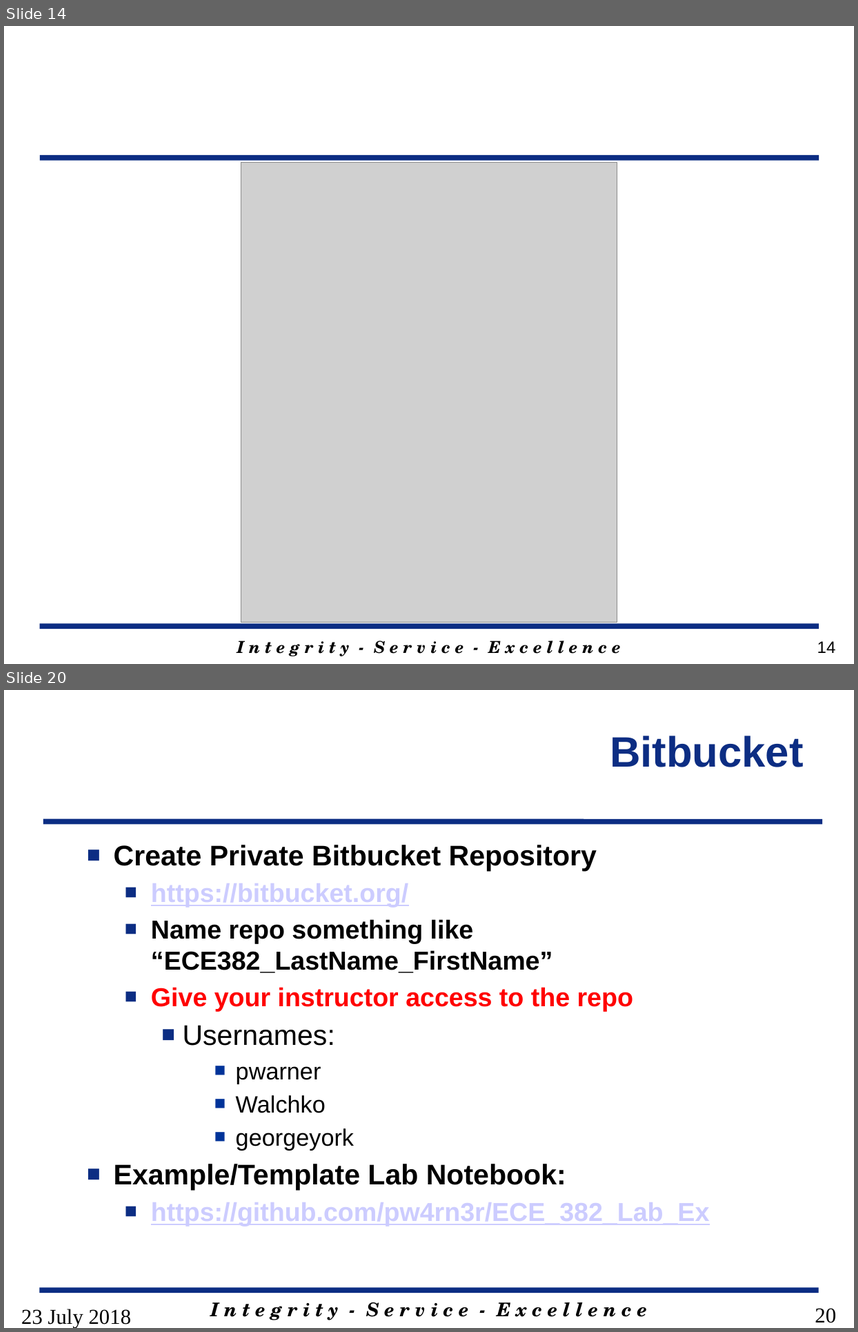
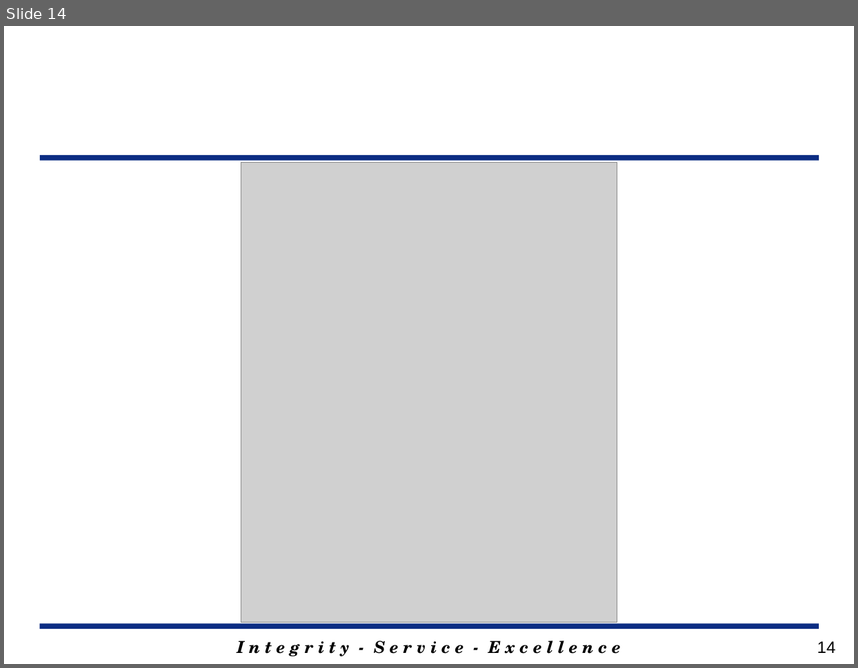
Before and after one commit to MarsUniversity/ECE382, a slide deck: source/lessons/lsn1/Lsn1.pptx. Shown one above the other, each under a label of ours: slides 14 and 20 before the commit, slide 14 after it; the slides between them are not shown. The pictures are 858x1332 and 858x668 pixels, drawn with LibreOffice and Linux fonts; fonts in the diff are those of the drawing; grey boxes stand for pictures; background and template pictures are left out. Boxes give left, top, right and bottom in pixels: in the first picture for what was removed or moved away, otherwise in the second. Text is boxed around its words. In the diff, an @@ line names an element or a change of style, - is before the commit and + after.

```diff
--- a/source/lessons/lsn1/Lsn1.pptx
+++ b/source/lessons/lsn1/Lsn1.pptx
@@ slide 20 removed at bbox=[4, 690, 854, 1328], background #FFFFFF @@
@@ title removed at bbox=[610, 736, 803, 767] @@
-Bitbucket
@@ line removed from (43, 822) to (822, 822) @@
@@ text removed at bbox=[114, 845, 710, 1226] @@
-■ Create Private Bitbucket Repository
-  ■ https://bitbucket.org/
-  ■ Name repo something like “ECE382_LastName_FirstName”
-  ■ Give your instructor access to the repo
-    ■ Usernames:
-      ■ pwarner
-      ■ Walchko
-      ■ georgeyork
-■ Example/Template Lab Notebook:
-  ■ https://github.com/pw4rn3r/ECE_382_Lab_Ex
@@ text removed at bbox=[21, 1308, 132, 1328] @@
-23 July 2018
@@ line removed from (40, 1290) to (818, 1290) @@
@@ text removed at bbox=[210, 1302, 647, 1320] @@
-I n t e g r i t y - S e r v i c e - E x c e l l e n c e
@@ page number removed at bbox=[815, 1308, 836, 1323] @@
-20
```
Also in this commit, not shown: 6 slides changed, 1 slide added, 9 other slides removed, 18 other files.
